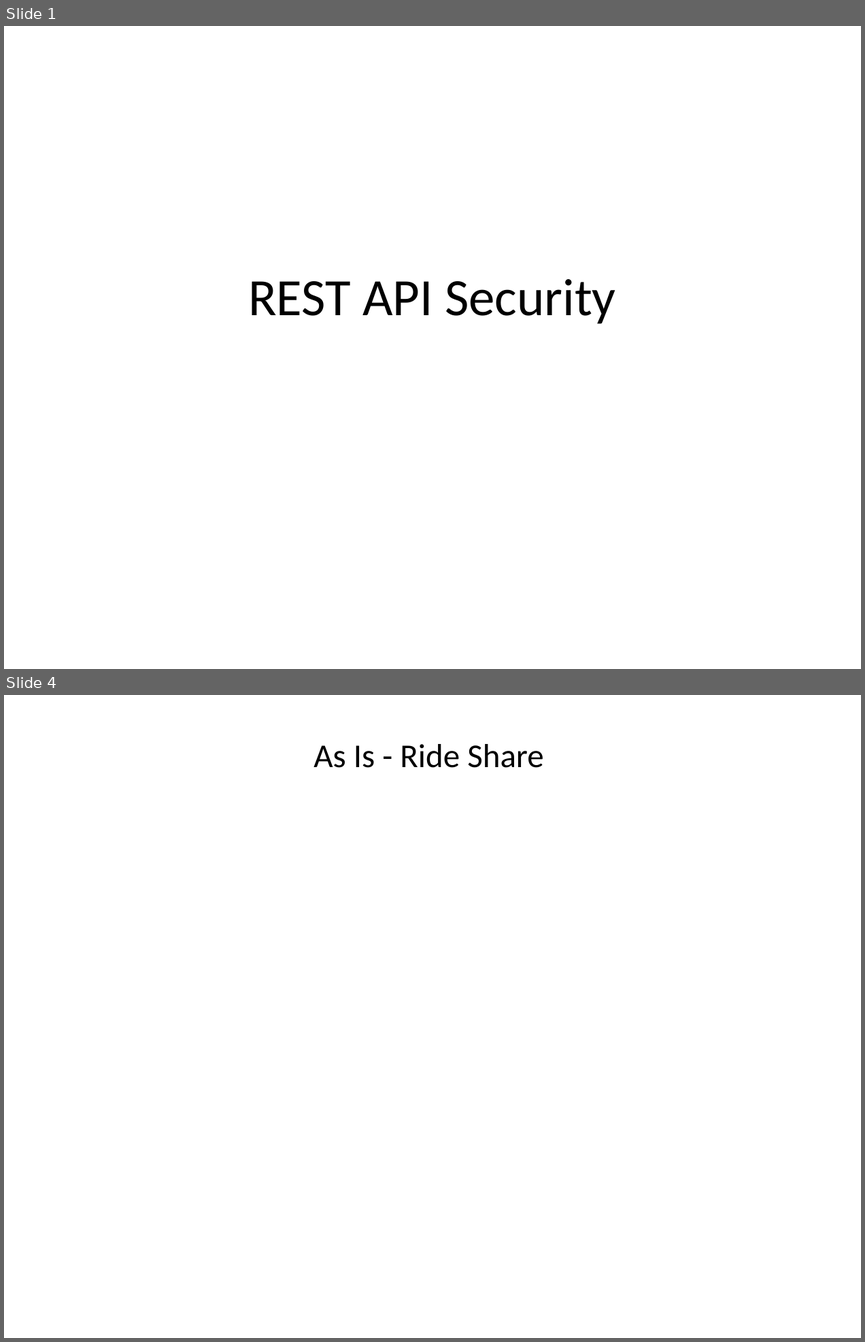
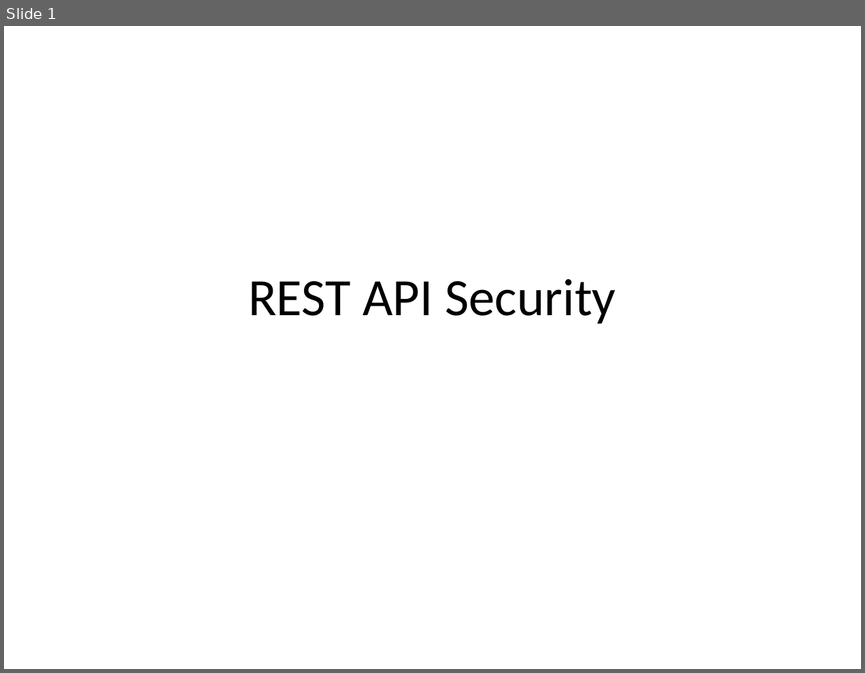
Before and after one commit to mishastankovic/misc, a slide deck: REST API Security.pptx. Shown one above the other, each under a label of ours: slides 1 and 4 before the commit, slide 1 after it; the slides between them are not shown. The pictures are 865x1342 and 865x673 pixels, drawn with LibreOffice and Linux fonts; fonts in the diff are those of the drawing. Boxes give left, top, right and bottom in pixels: in the first picture for what was removed or moved away, otherwise in the second. Text is boxed around its words. In the diff, an @@ line names an element or a change of style, - is before the commit and + after.

```diff
--- a/REST API Security.pptx
+++ b/REST API Security.pptx
@@ slide 4 removed at box(4, 695, 861, 1338), background #FFFFFF @@
@@ title removed at box(313, 744, 543, 768) @@
-As Is - Ride Share
```
Also in this commit, not shown: 7 slides changed, 2 slides added, 3 other slides removed.
